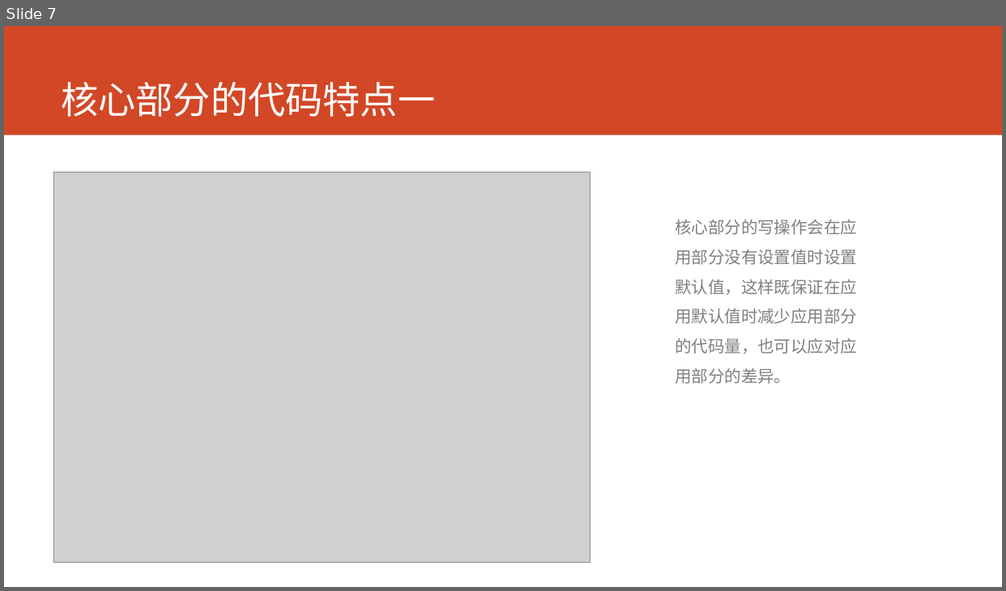
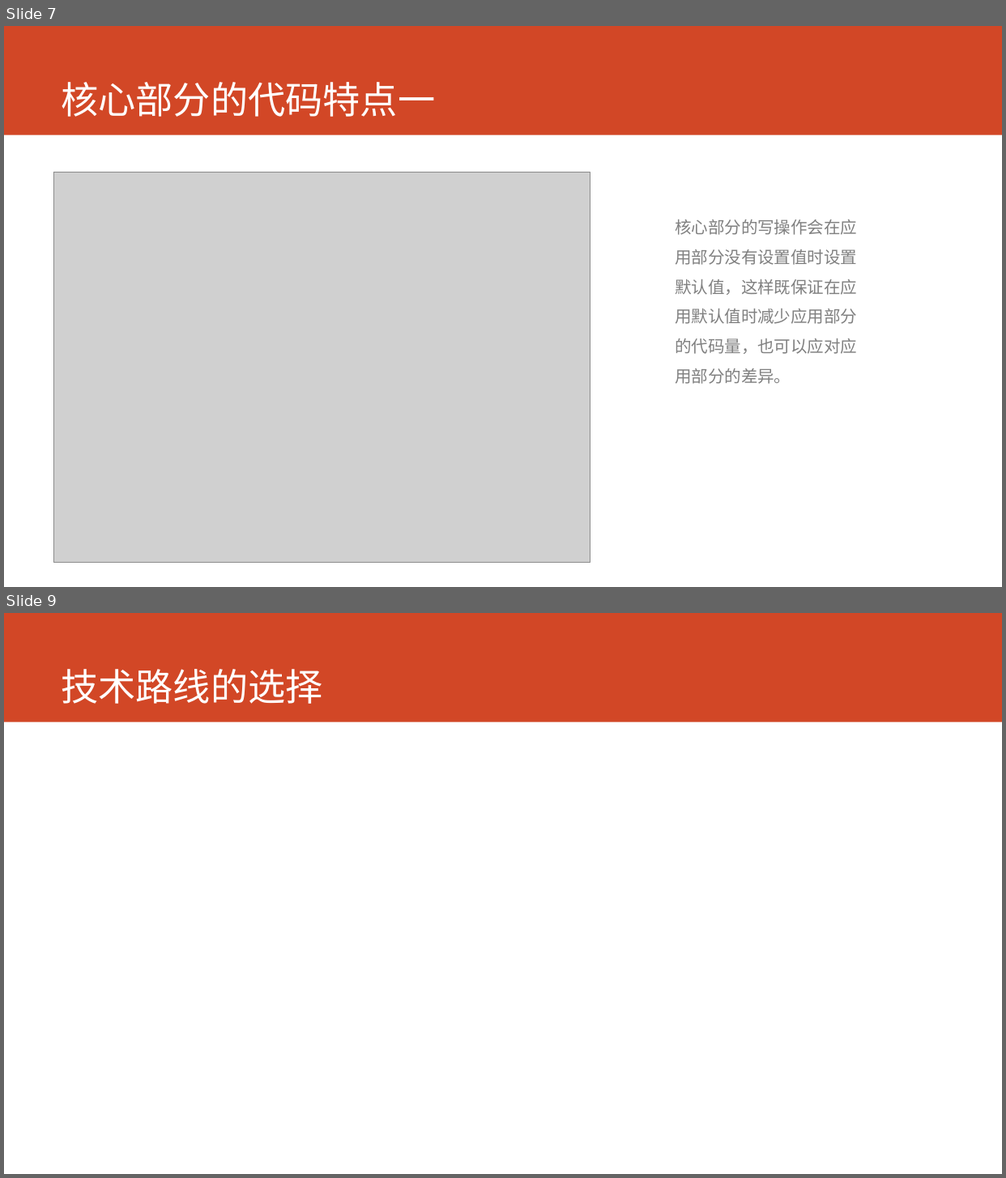
Before and after one commit to lixiangqi-github/hospital, a slide deck: doc/技术交流/技术交流-2017-8-28.pptx. Shown one above the other, each under a label of ours: slide 7 before the commit, slides 7 and 9 after it; the slides between them are not shown. The pictures are 1006x591 and 1006x1178 pixels, drawn with LibreOffice and Linux fonts; fonts in the diff are those of the drawing; grey boxes stand for pictures. Boxes give left, top, right and bottom in pixels: in the first picture for what was removed or moved away, otherwise in the second. Text is boxed around its words. In the diff, an @@ line names an element or a change of style, - is before the commit and + after.

```diff
--- a/doc/技术交流/技术交流-2017-8-28.pptx
+++ b/doc/技术交流/技术交流-2017-8-28.pptx
@@ slide 9 added at <box>4,613,1002,1174</box>, background #FFFFFF; not listed: 1 template element that a slide beside it also shows @@
@@ title added at <box>61,669,322,704</box>, 36 pt, text #FFFFFF @@
+技术路线的选择
```
Also in this commit, not shown: 3 other slides added.
